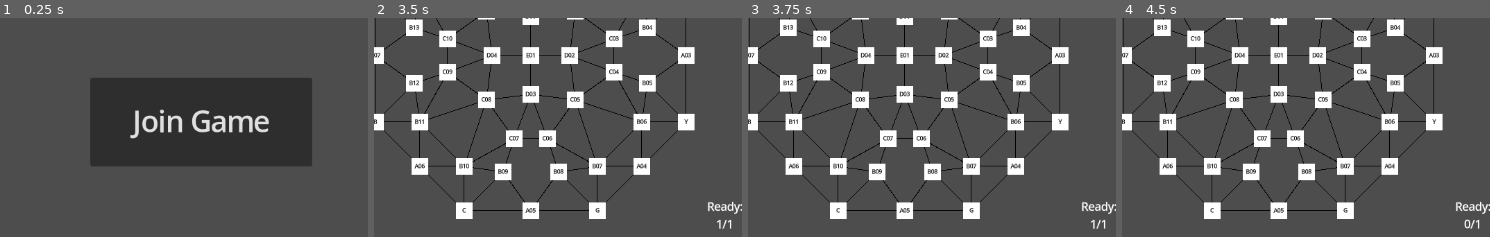
Above: before the commit, frames 1-4 (left to right).
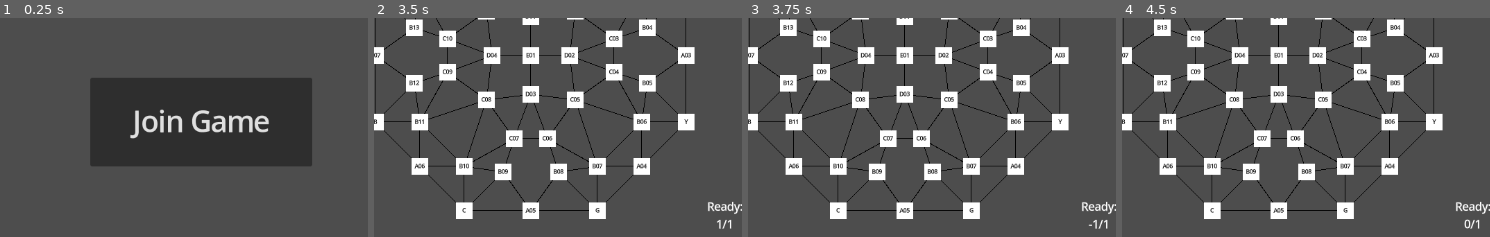
Above: after the commit, the same moments.

Repository: JadenValdez/DivideAndConquer
Game: Godot game, scene res://Scenes/Multiplayer.tscn
The game is run twice, just before and just after one commit, with the same random seed, the same clock (stepped at 60 frames per second) and the same inputs.
Inputs (mouse positions are % of the whole screen's width and height, from its top left):
- Up to frame 1 (0.25 s): no input
- Up to frame 2 (3.5 s): tap Enter at 0.5 s; move the mouse to (70, 46) at 0.52 s; click (70, 46) at 0.67 s; click "Host Game" at 1.25 s; click "Start Game" at 2 s; click "Ready Up" at 2.75 s
- Up to frame 3 (3.75 s): click "Cancel" at 3.5 s
- Up to frame 4 (4.5 s): click "Ready Up" at 4.25 s
The pictures show only the part of the screen within x 46-96%, y 37-87%; the shares and areas given below are measured in that part.

Frames 1-2 are identical in both runs. In frame 3, 0.1% of the frame differs, in the area x 92-98%, y 92-97%; in frame 4, nothing differs.

Commit message:
Added Next Round Signal
Player UI will now reset when the next round starts

Diff:
--- a/Scripts/MainBoard.gd
+++ b/Scripts/MainBoard.gd
@@ -17,6 +17,8 @@
 
 	SignalBus.troop_defeated.connect(_troop_defeated)
 	SignalBus.craft_troop.connect(_craft_troop)
+
+	SignalBus.start_next_round.connect(_start_next_round)
 
 	GameManager.ReadyPlayers = 0
 	ready_players_label.text = "Ready:
@@ -52,9 +54,12 @@
 
 func _on_ready_pressed() -> void:
 	if ready_button.text == "Ready Up":
+		SignalBus.select_troop.emit(0, "Troop", "X")
+		ready_button.text = "Cancel"
 		RPCFunctions.ReadyPlayer.rpc()
-		ready_button.text = "Cancel"
+
 	else:
+		SignalBus.select_troop.emit(0, "Troop", "X")
 		ready_button.text = "Ready Up"
 		RPCFunctions.NotReadyPlayer.rpc()
 
@@ -88,3 +93,6 @@
 	add_child(instance)
 
 	tab_number += 1
+
+func _start_next_round() -> void:
+	ready_button.text = "Ready Up"
--- a/Scripts/RPCFunctions.gd
+++ b/Scripts/RPCFunctions.gd
@@ -28,6 +28,7 @@
 @rpc("call_local", "any_peer")
 func NotReadyPlayer() -> void:
 	GameManager.ReadyPlayers -= 1
+	SignalBus.update_ready_players_board.emit()
 
 @rpc("call_local", "any_peer")
 func SendAttackList(team: String, attack_list: Dictionary) -> void:
@@ -56,3 +57,7 @@
 	LocationInfo.Tiles = location_info
 	SignalBus.update_territory_colors.emit()
 	SignalBus.get_round_resources.emit()
+	SignalBus.start_next_round.emit()
+
+	GameManager.ReadyPlayers = 0
+	SignalBus.update_ready_players_board.emit()
--- a/Scripts/SignalBus.gd
+++ b/Scripts/SignalBus.gd
@@ -32,3 +32,5 @@
 signal update_troop_info
 
 signal craft_troop
+
+signal start_next_round
